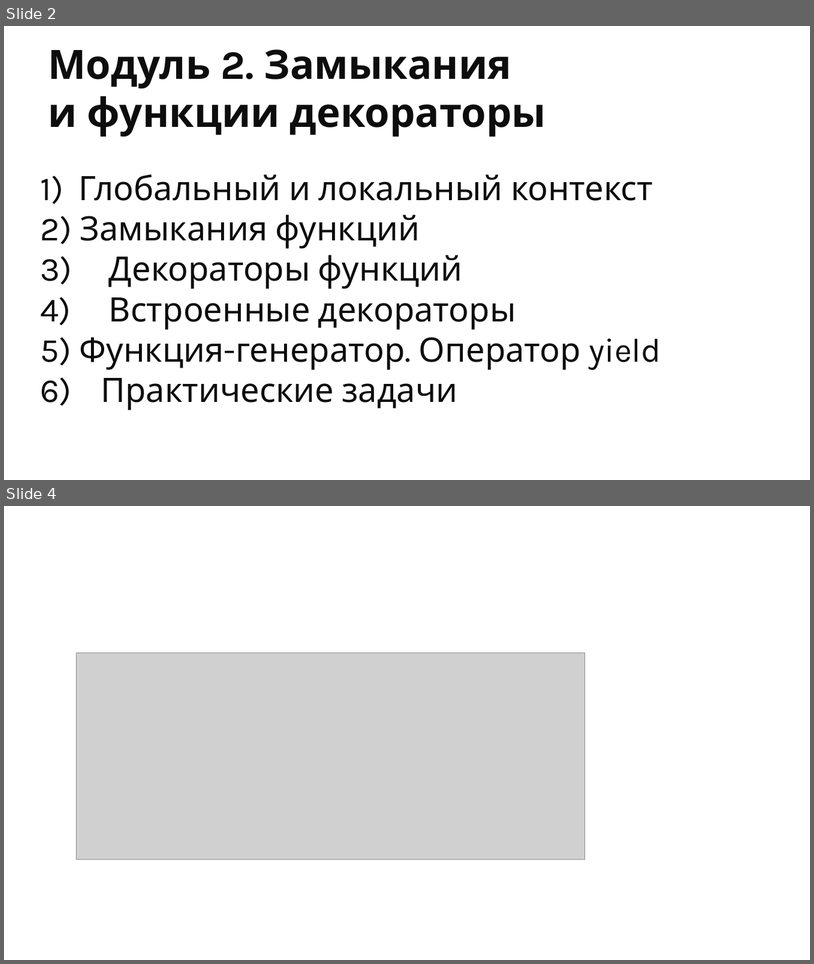
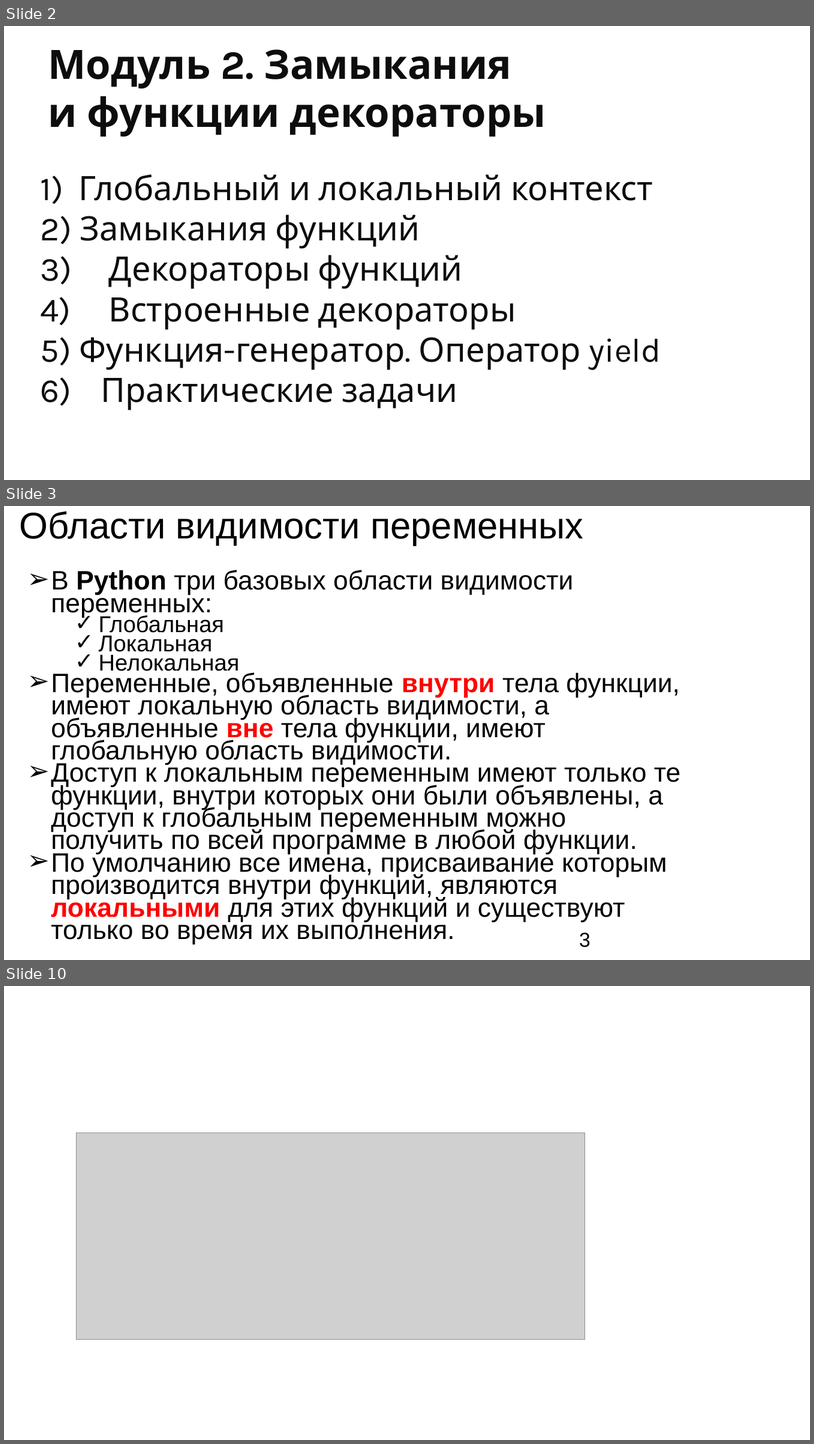
Before and after one commit to ookotukoo/pt-2.1-from-11.11, a slide deck: m2/ppt/2.pptx. Shown one above the other, each under a label of ours: slides 2 and 4 before the commit, slides 2, 3 and 10 after it; the slides between them are not shown. The pictures are 814x964 and 814x1444 pixels, drawn with LibreOffice and Linux fonts; fonts in the diff are those of the drawing; grey boxes stand for pictures; background and template pictures are left out. Boxes give left, top, right and bottom in pixels: in the first picture for what was removed or moved away, otherwise in the second. Text is boxed around its words. In the diff, an @@ line names an element or a change of style, - is before the commit and + after.

```diff
--- a/m2/ppt/2.pptx
+++ b/m2/ppt/2.pptx
@@ slide 3 added at box(4, 506, 810, 960), background #FFFFFF @@
@@ title added at box(20, 511, 584, 545), 44 pt, text #000000 @@
+Области видимости переменных
@@ text added at box(51, 570, 681, 944), 31.7 pt, text #000000 @@
+➢ В Python три базовых области видимости переменных:
+  ✓ Глобальная
+  ✓ Локальная
+  ✓ Нелокальная
+➢ Переменные, объявленные внутри тела функции, имеют локальную область видимости, а объявленные вне тела функции, имеют глобальную область видимости.
+➢ Доступ к локальным переменным имеют только те функции, внутри которых они были объявлены, а доступ к глобальным переменным можно получить по всей программе в любой функции.
+➢ По умолчанию все имена, присваивание которым производится внутри функций, являются локальными для этих функций и существуют только во время их выполнения.
@@ page number added at box(579, 932, 591, 947), 24 pt, text #000000 @@
+3
@@ what was slide 4 is now slide 10 @@
```
Also in this commit, not shown: 6 other slides added, 7 other files.
